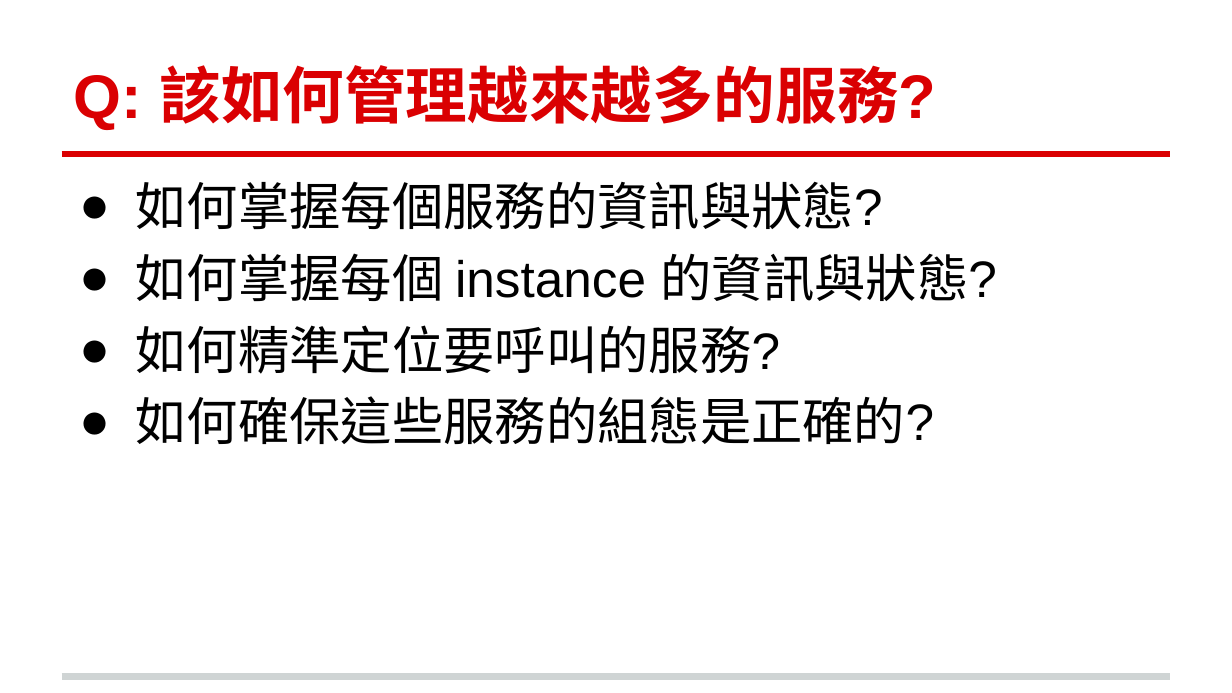
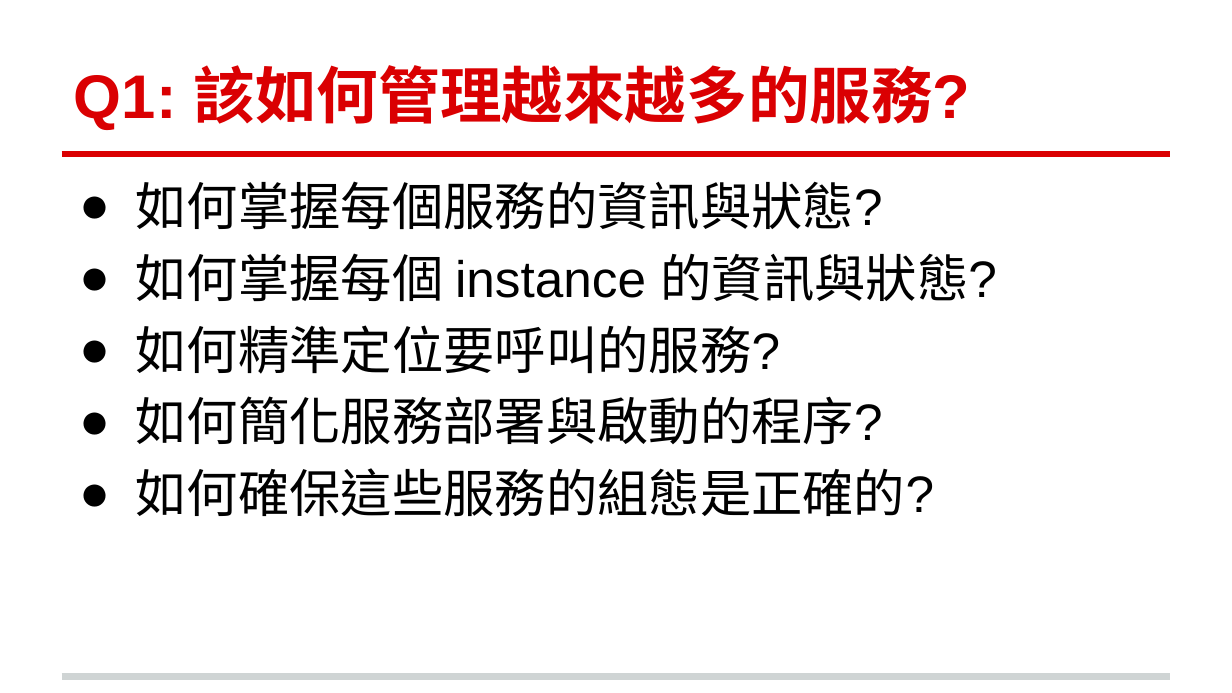
Before and after one commit to andrew0928/Meetup, a slide deck: slide 5 of 20180911.DevOpsDaysTaipei2018/Andrew-ServiceDiscovery (簡報).pptx. Drawn at 1232x693 pixels with LibreOffice and Linux fonts; fonts in the diff are those of the drawing; background and template pictures are left out. Boxes give left, top, right and bottom in pixels: in the first picture for what was removed or moved away, otherwise in the second. Text is boxed around its words. In the diff, an @@ line names an element or a change of style, - is before the commit and + after.

Commit message:
draft slides update

```diff
--- a/20180911.DevOpsDaysTaipei2018/Andrew-ServiceDiscovery (簡報).pptx
+++ b/20180911.DevOpsDaysTaipei2018/Andrew-ServiceDiscovery (簡報).pptx
@@ title at (74, 65, 971, 130): text changed @@
-Q: 該如何管理越來越多的服務?
+Q1: 該如何管理越來越多的服務?
@@ text at (136, 396, 883, 444): paragraph added @@
+● 如何簡化服務部署與啟動的程序?
```
Also in this commit, not shown: 25 slides added, 1 slide removed.
